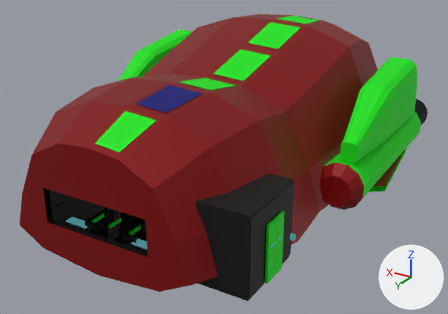
A saved change to the glTF model assets/models/expedition/kestrel.glb.
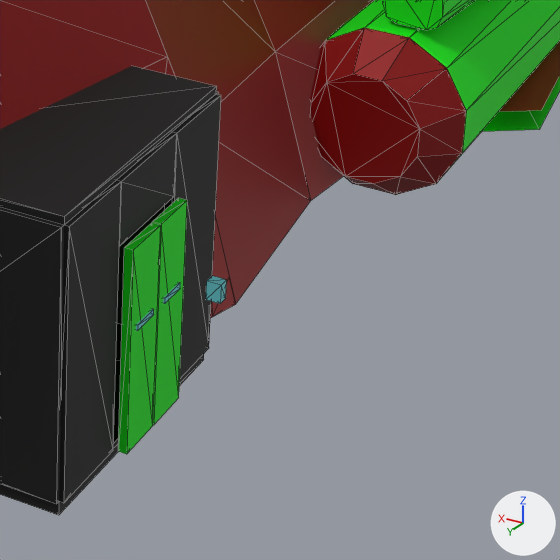
The first picture shows the older version from a camera (50 mm lens) standing at (-13.0, 22.3, 11.7) and looking at (0.0, 0.7, 0.9). The close-ups show the older and then the newer version on the part from 52% to 87% of the width and 49% to 100% of the height of that picture. Only the edits that show in the close-ups are written down. The lights are fixed; the arrows at lower right show +X, +Y and +Z. The close-ups show mesh edges as thin lines. Where no turn or scale is listed for an object, it has been applied to the vertices. Vertices at exactly the same position are counted once.

Objects in the first close-up: 'expedition_kestrel:ceiling_bridge-eva', 'expedition_kestrel:door_bridge-eva-outer_-1', 'expedition_kestrel:door_bridge-eva-outer_1', 'expedition_kestrel:drive_housing_-1', 'expedition_kestrel:engine_shoulder_-1', 'expedition_kestrel:lifting_body', 'expedition_kestrel:lock_fittings_bridge-eva', 'expedition_kestrel:room_bridge-eva', 'expedition_kestrel:stub_wings'.
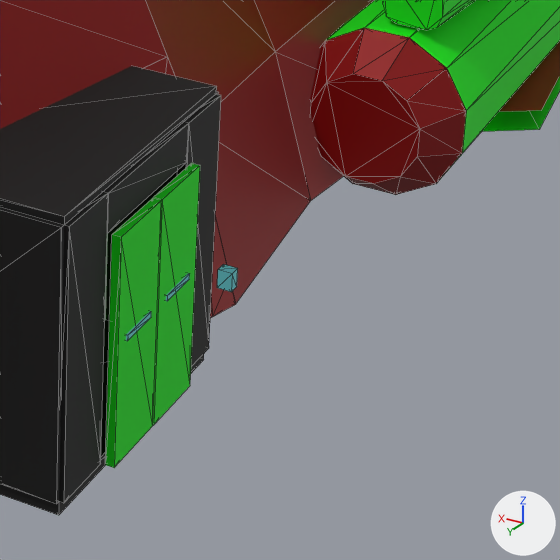
Boxes [x1, y1, x2, y2] around the edits, measured in the close-ups (560 x 560 px; the box of a moved part takes in the faces that stretch with it):
'expedition_kestrel:door_bridge-eva-outer_-1', reshaped (27% wider, 17% taller)
    before: [118, 223, 161, 454]
    after: [106, 198, 161, 468]
'expedition_kestrel:door_bridge-eva-outer_1', reshaped (33% wider, 15% taller)
    before: [152, 198, 187, 425]
    after: [153, 163, 200, 425]
'expedition_kestrel:lock_fittings_bridge-eva', reshaped
    before: [206, 276, 227, 304]
    after: [105, 233, 238, 313]
part 1 of me_expedition_kestrel_door_bridge_eva_outer_1_006, moved or reshaped
    before: [163, 283, 180, 304]
    after: [166, 273, 190, 301]
part 2 of me_expedition_kestrel_door_bridge_eva_outer_1_006, moved or reshaped
    before: [152, 198, 187, 424]
    after: [153, 163, 200, 424]
part 3 of me_expedition_kestrel_door_bridge_eva_outer__1_006, moved or reshaped
    before: [136, 309, 154, 331]
    after: [126, 311, 151, 341]
part 4 of me_expedition_kestrel_door_bridge_eva_outer__1_006, moved or reshaped
    before: [118, 223, 161, 454]
    after: [106, 198, 161, 468]
part 5 of me_expedition_kestrel_lock_fittings_bridge_eva_006, moved or reshaped
    before: [206, 276, 227, 304]
    after: [217, 264, 238, 292]
part 6 of me_expedition_kestrel_room_bridge_eva_006, moved or reshaped
    before: [164, 94, 221, 380]
    after: [177, 94, 221, 367]
part 7 of me_expedition_kestrel_room_bridge_eva_006, moved or reshaped
    before: [64, 228, 113, 503]
    after: [64, 229, 101, 503]
part 8 of me_expedition_kestrel_room_bridge_eva_006, moved or reshaped
    before: [65, 132, 177, 448]
    after: [65, 122, 189, 462]
part 9 of me_expedition_kestrel_room_bridge_eva_006, moved or reshaped
    before: [120, 182, 174, 246]
    after: [107, 162, 186, 233]

Edits to the bpy script that builds the scene:
```text
Change me_expedition_kestrel_door_bridge_eva_outer_1_006:
    used by ob_expedition_kestrel_door_bridge_eva_outer_1; location = (0.0, 0.0, 0.0)
    remove me_expedition_kestrel_door_bridge_eva_outer_1_006.from_pydata(...)  # 16 vertices, 24 faces; spans x -5.5..-5.38, y 5.96..6.49, z 0.0..2.15
    add me_expedition_kestrel_door_bridge_eva_outer_1_006.from_pydata(...)  # 16 vertices, 24 faces; spans x -5.5..-5.38, y 5.71..6.49, z 0.0..2.4
    me_expedition_kestrel_door_bridge_eva_outer_1_006 part 1: the loose piece of 8 vertices spanning x -5.5..-5.38, y 6.06..6.39, z 1.27..1.33 is scaled about its middle by (1, 1.47, 1), then moved by (0.0, -0.12, 0.0)
    me_expedition_kestrel_door_bridge_eva_outer_1_006 part 2: the loose piece of 8 vertices spanning x -5.49..-5.39, y 5.96..6.49, z 0.0..2.15 is scaled about its middle by (1, 1.47, 1.12), then moved by (0.0, -0.12, 0.12)
Change me_expedition_kestrel_door_bridge_eva_outer__1_006:
    used by ob_expedition_kestrel_door_bridge_eva_outer__1; location = (0.0, 0.0, 0.0)
    remove me_expedition_kestrel_door_bridge_eva_outer__1_006.from_pydata(...)  # 16 vertices, 24 faces; spans x -5.5..-5.38, y 6.51..7.04, z 0.0..2.15
    add me_expedition_kestrel_door_bridge_eva_outer__1_006.from_pydata(...)  # 16 vertices, 24 faces; spans x -5.5..-5.38, y 6.51..7.29, z 0.0..2.4
    me_expedition_kestrel_door_bridge_eva_outer__1_006 part 3: the loose piece of 8 vertices spanning x -5.5..-5.38, y 6.61..6.94, z 1.27..1.33 is scaled about its middle by (1, 1.47, 1), then moved by (0.0, 0.12, 0.0)
    me_expedition_kestrel_door_bridge_eva_outer__1_006 part 4: the loose piece of 8 vertices spanning x -5.49..-5.39, y 6.51..7.04, z 0.0..2.15 is scaled about its middle by (1, 1.47, 1.12), then moved by (0.0, 0.12, 0.12)
Change me_expedition_kestrel_lock_fittings_bridge_eva_006:
    used by ob_expedition_kestrel_lock_fittings_bridge_eva; location = (0.0, 0.0, 0.0)
    remove me_expedition_kestrel_lock_fittings_bridge_eva_006.from_pydata(...)  # 40 vertices, 60 faces; spans x -5.82..-1.98, y 5.05..5.86, z 0.0..2.04
    add me_expedition_kestrel_lock_fittings_bridge_eva_006.from_pydata(...)  # 40 vertices, 60 faces; spans x -5.82..-1.98, y 5.05..5.61, z 0.0..2.04
    me_expedition_kestrel_lock_fittings_bridge_eva_006 part 5: the loose piece of 8 vertices spanning x -5.82..-5.68, y 5.74..5.86, z 1.1..1.3 is moved by (0.0, -0.25, 0.0)
    other edits to the shape of me_expedition_kestrel_lock_fittings_bridge_eva_006 do not show in these pictures
Change me_expedition_kestrel_room_bridge_eva_006:
    where me_expedition_kestrel_room_bridge_eva_006.from_pydata(...)  # 64 vertices, 108 faces; spans x -5.35..-2.45, y 4.95..8.05, z -0.15..2.8
    used by ob_expedition_kestrel_room_bridge_eva; location = (0.0, 0.0, 0.0)
    me_expedition_kestrel_room_bridge_eva_006 part 6: all 2 vertices in x -5.35..-5.25, y 5.95, z 2.8 are moved by (0.0, -0.25, 0.0)
    me_expedition_kestrel_room_bridge_eva_006 part 7: all 2 vertices in x -5.35..-5.25, y 7.05, z 0.0 are moved by (0.0, 0.25, 0.0)
    me_expedition_kestrel_room_bridge_eva_006 part 8: all 2 vertices in x -5.35..-5.25, y 7.05, z 2.8 are moved by (0.0, 0.25, 0.0)
    me_expedition_kestrel_room_bridge_eva_006 part 9: all 2 vertices in x -5.35..-5.25, y 7.05, z 2.15 are moved by (0.0, 0.25, 0.25)
```
